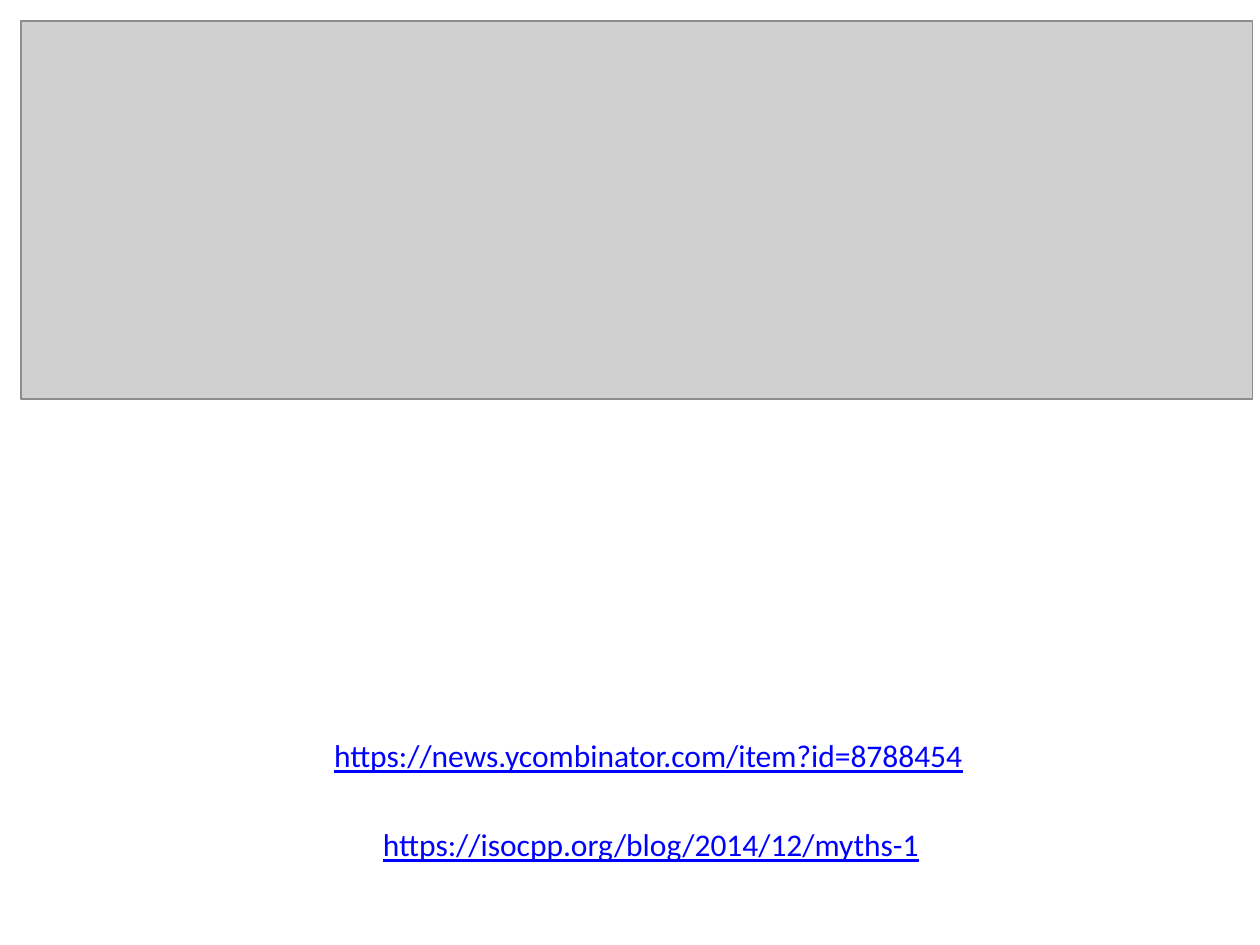
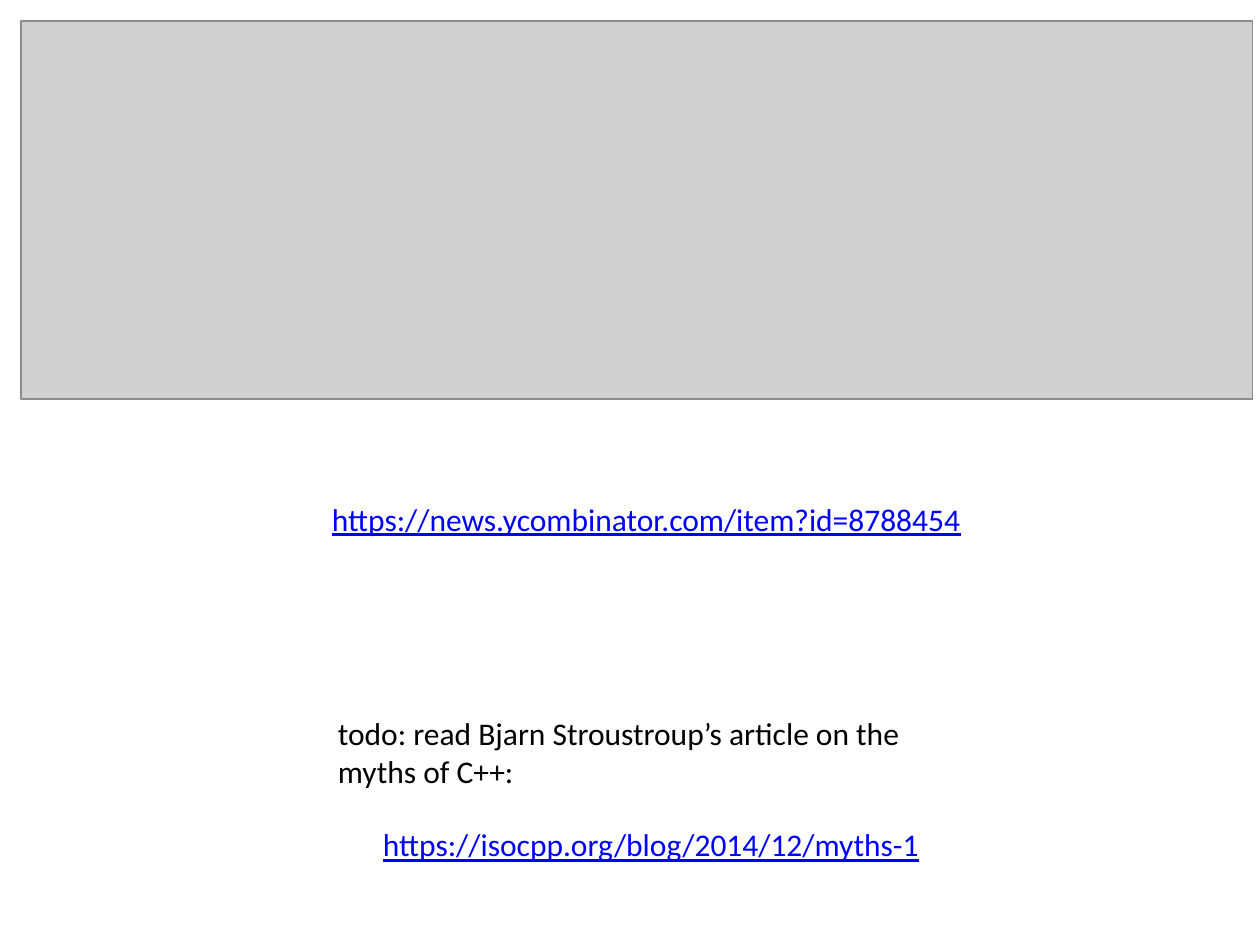
Before and after one commit to fellmad/FunWithCpp11, a slide deck: slide 6 of doc/Fun_with_C++11.pptx. Drawn at 1260x945 pixels with LibreOffice and Linux fonts; fonts in the diff are those of the drawing; grey boxes stand for pictures. Boxes give left, top, right and bottom in pixels: in the first picture for what was removed or moved away, otherwise in the second. Text is boxed around its words. In the diff, an @@ line names an element or a change of style, - is before the commit and + after.

```diff
--- a/doc/Fun_with_C++11.pptx
+++ b/doc/Fun_with_C++11.pptx
@@ text "https://news.ycombinator.com/item?id=8788454": place and size @@
-text "https://news.ycombinator.com/item?id=8788454" at (334,745,962,773)
+text "https://news.ycombinator.com/item?id=8788454" at (332,509,960,536)
@@ text added at (338,723,899,788), 18 pt, text #000000 @@
+todo: read Bjarn Stroustroup’s article on the myths of C++:
```
Also in this commit, not shown: 7 other slides changed, 2 slides added, 6 slides removed, 2 other files.
